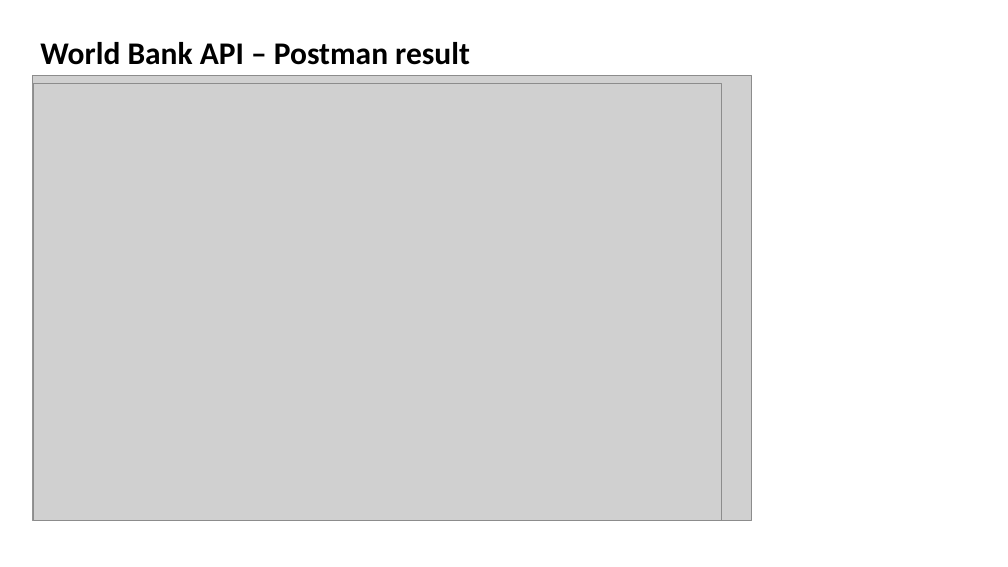
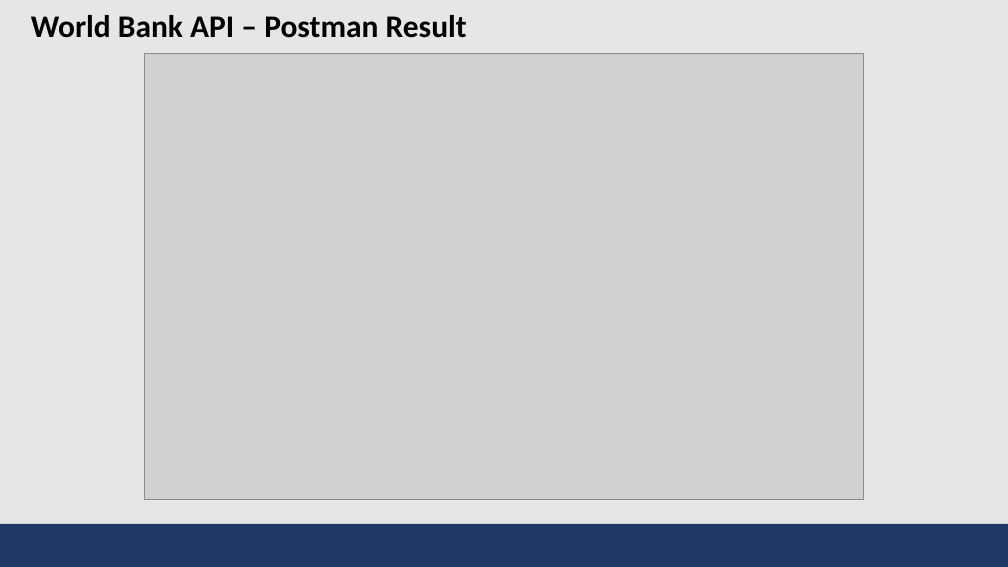
Before and after one commit to bmbln/Team_Manila, a slide deck: slide 5 of DE Term Project/DE_TermProject2_Presentation.pptx (slide 4 before the commit). Drawn at 1008x567 pixels with LibreOffice and Linux fonts; fonts in the diff are those of the drawing; grey boxes stand for pictures. Boxes give left, top, right and bottom in pixels: in the first picture for what was removed or moved away, otherwise in the second. Text is boxed around its words. In the diff, an @@ line names an element or a change of style, - is before the commit and + after.

```diff
--- a/DE Term Project/DE_TermProject2_Presentation.pptx
+++ b/DE Term Project/DE_TermProject2_Presentation.pptx
@@ background #FFFFFF to #E7E6E6 @@
@@ text "World Bank API – Postman ..." at [31,15,467,38]: vertical alignment middle to top @@
@@ text at [31,15,467,38]: text changed @@
-World Bank API – Postman result
+World Bank API – Postman Result
@@ picture: place and size @@
-picture at [33,76,752,521]
+picture at [144,54,864,499]
@@ picture removed at [33,84,721,521] @@
@@ rectangle added at [0,524,1008,567], fill #203864 @@
```
Also in this commit, not shown: 5 other slides changed, 3 slides added, 1 slide removed.
